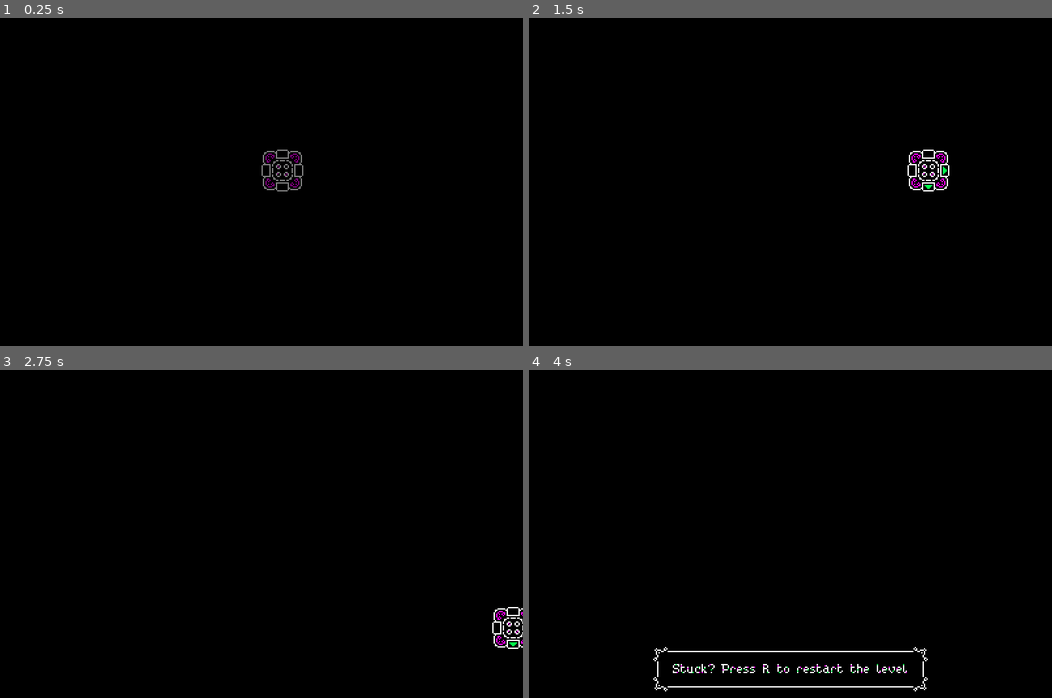
Above: before the commit, frames 1-4 (two rows, left to right).
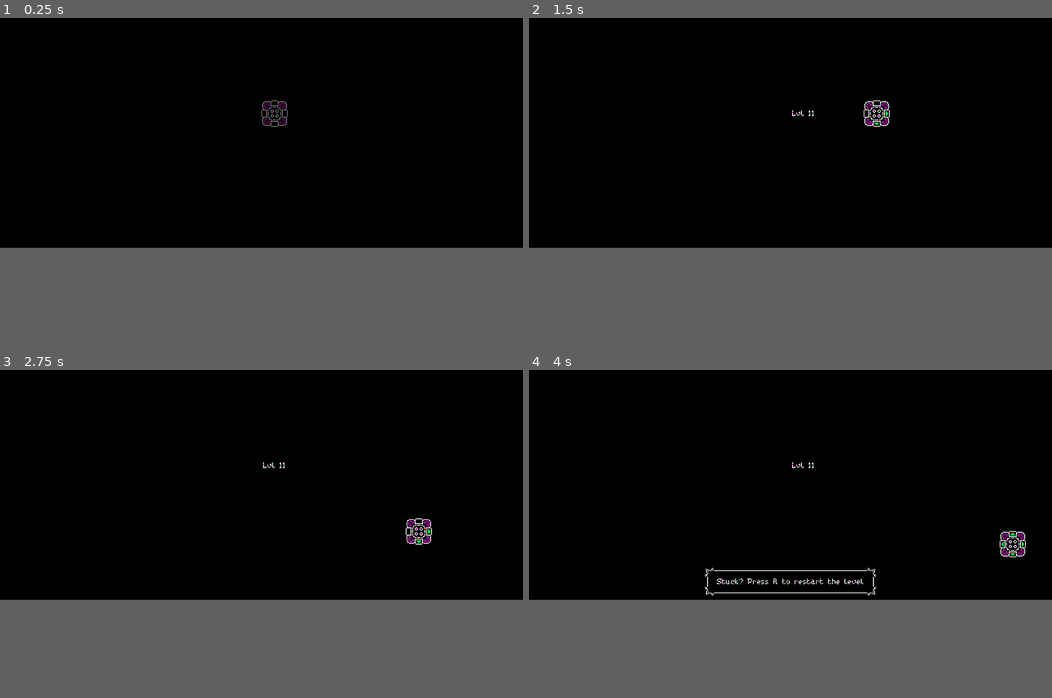
Above: after the commit, the same moments.

Repository: Red-Teapot/LostSignal
Game: Godot game, scene res://gameplay/gameplay.tscn
Two runs of this game, one before a commit and one after it. Both use one fixed random seed, a clock stepped at 60 frames per second and the inputs below. This scene is started directly instead of the project's main scene.
Inputs (mouse positions are in pixels of both pictures, inside the frame that each line leads up to):
- Up to frame 1 (0.25 s): no input
- Up to frame 2 (1.5 s): tap Enter at 0.5 s; move the mouse to (905, 129) at 0.52 s; hold D (gameplay_right) 0.53-1.28 s; hold Q (gameplay_zoom_out) 0.53-1.28 s; click (905, 129) at 0.67 s; move the mouse to (685, 168) at 1.27 s; hold S (gameplay_down) from 1.28 s (still down); tap Q (gameplay_zoom_out) at 1.35 s; click (685, 168) at 1.42 s
- Up to frame 3 (2.75 s): move the mouse to (313, 415) at 2.02 s; release S (gameplay_down) at 2.03 s; hold D (gameplay_right) from 2.03 s (still down); hold Q (gameplay_zoom_out) from 2.03 s (still down); click (313, 415) at 2.17 s
- Up to frame 4 (4 s): move the mouse to (764, 579) at 2.77 s; release D (gameplay_right) at 2.78 s; release Q (gameplay_zoom_out) at 2.78 s; hold W (gameplay_up) 2.78-3.53 s; tap Q (gameplay_zoom_out) at 2.85 s; click (764, 579) at 2.92 s; move the mouse to (947, 560) at 3.52 s; hold A (gameplay_left) from 3.53 s (still down); hold Q (gameplay_zoom_out) from 3.53 s (still down); click (947, 560) at 3.67 s
In our replay, the window is 800x600 before the commit and 800x450 after it. These sizes can differ from the game's own. Grey fills any space a smaller window leaves; there, only what the larger window draws over its background counts as a difference.

The runs differ from the first frame. In frame 1, 0.5% of the frame differs, in the area x 50-58%, y 25-53%; in frame 2, 0.6%; in frame 3, 0.5%; in frame 4, 1.5%, in the area x 23-95%, y 28-99%.
Error before the commit: Invalid get index 'template' (on base: 'Dictionary'). (res://persist/levels.gd:27)

Commit message:
Implement pause menu, refactor stuff
Close #8

Diff:
--- a/gameplay/character.gd
+++ b/gameplay/character.gd
@@ -10,6 +10,7 @@
 var arrow_l: Sprite = null
 var arrow_r: Sprite = null
 var stuck_hint: StuckHint = null
+var gameplay: Gameplay = null
 
 # Audio players
 var movement_loop: AudioStreamPlayer = null
@@ -33,6 +34,7 @@
 	arrow_l = $'ArrowL' as Sprite
 	arrow_r = $'ArrowR' as Sprite
 	stuck_hint = $'/root/Gameplay/HUD/StuckHint' as StuckHint
+	gameplay = $'/root/Gameplay' as Gameplay
 
 	movement_loop = $'/root/Gameplay/MovementLoop' as AudioStreamPlayer
 	direction_activate = $'/root/Gameplay/DirectionActivate' as AudioStreamPlayer
@@ -96,7 +98,7 @@
 			_update_arrows()
 		MapHolder.TileType.EXIT:
 			movement_flags = -1
-			Audio.playSound('res://gameplay/level_complete.wav')
+			Audio.play_sound('res://gameplay/level_complete.wav')
 			Levels.complete_level(Levels.current_level_idx())
 			Levels.current_level = Levels.next_level_name()
 			$'/root/Gameplay/HUD/FadeAnimation'.play('FadeOut')
--- a/gameplay/gameplay.gd
+++ b/gameplay/gameplay.gd
@@ -1,9 +1,17 @@
 extends Node
+class_name Gameplay
 
+onready var _fade_animation: AnimationPlayer = $'HUD/FadeAnimation'
 
-func _enter_tree():
-	$'HUD/FadeAnimation'.play('FadeIn')
-	Audio.playMusic('res://gameplay/main_theme.ogg')
+onready var _movement_loop: AudioStreamPlayer = $'MovementLoop'
+onready var _direction_activate: AudioStreamPlayer = $'DirectionActivate'
+onready var _direction_reset: AudioStreamPlayer = $'DirectionReset'
+
+func _ready():
+	Audio.play_music('res://gameplay/main_theme.ogg')
+
+	_fade_animation.play('FadeIn')
+
 	_setLevelNumText(Levels.current_level_idx() + 1)
 
 func _setLevelNumText(level_num: int):
@@ -11,12 +19,12 @@
 
 func _input(event):
 	if event.is_action_pressed('gameplay_restart'):
-		Audio.playSound('res://gameplay/level_restart.wav')
-		$'HUD/FadeAnimation'.play('FadeOut')
+		Audio.play_sound('res://gameplay/level_restart.wav')
+		_fade_animation.play('FadeOut')
 
 func _restart():
-	$'MovementLoop'.stop()
-	$'DirectionActivate'.stop()
-	$'DirectionReset'.stop()
+	_movement_loop.stop()
+	_direction_activate.stop()
+	_direction_reset.stop()
 	Levels.save()
 	get_tree().change_scene('res://gameplay/gameplay.tscn')
--- a/gameplay/gameplay.tscn
+++ b/gameplay/gameplay.tscn
@@ -7,10 +7,12 @@
 [ext_resource path="res://gameplay/character_arrow.png" type="Texture" id=5]
 [ext_resource path="res://ui/theme.tres" type="Theme" id=6]
 [ext_resource path="res://gameplay/stuck_hint.gd" type="Script" id=7]
+[ext_resource path="res://ui/clickable.gd" type="Script" id=8]
 [ext_resource path="res://gameplay/movement_loop.wav" type="AudioStream" id=9]
 [ext_resource path="res://gameplay/direction_activate.wav" type="AudioStream" id=10]
 [ext_resource path="res://gameplay/direction_reset.wav" type="AudioStream" id=11]
 [ext_resource path="res://gameplay/gameplay.gd" type="Script" id=12]
+[ext_resource path="res://gameplay/pause_overlay.gd" type="Script" id=13]
 
 [sub_resource type="Animation" id=1]
 resource_name = "Appear"
@@ -163,8 +165,8 @@
 }
 
 [node name="Panel" type="Panel" parent="HUD/StuckHint/CenterContainer"]
-margin_left = 94.0
-margin_right = 306.0
+margin_left = 214.0
+margin_right = 426.0
 margin_bottom = 36.0
 rect_min_size = Vector2( 212, 36 )
 theme = ExtResource( 6 )
@@ -198,6 +200,76 @@
 "_edit_use_anchors_": false
 }
 
+[node name="PauseOverlay" type="Control" parent="HUD"]
+pause_mode = 2
+visible = false
+anchor_right = 0.5
+anchor_bottom = 0.5
+script = ExtResource( 13 )
+__meta__ = {
+"_edit_use_anchors_": false
+}
+
+[node name="Fade" type="ColorRect" parent="HUD/PauseOverlay"]
+anchor_right = 1.0
+anchor_bottom = 1.0
+color = Color( 0, 0, 0, 0.898039 )
+__meta__ = {
+"_edit_use_anchors_": false
+}
+
+[node name="Panel" type="Panel" parent="HUD/PauseOverlay"]
+anchor_left = 0.5
+anchor_top = 0.5
+anchor_right = 0.5
+anchor_bottom = 0.5
+grow_horizontal = 2
+grow_vertical = 2
+rect_min_size = Vector2( 160, 128 )
+size_flags_horizontal = 3
+size_flags_vertical = 3
+theme = ExtResource( 6 )
+__meta__ = {
+"_edit_use_anchors_": false
+}
+
+[node name="VBoxContainer" type="VBoxContainer" parent="HUD/PauseOverlay/Panel"]
+anchor_right = 1.0
+anchor_bottom = 1.0
+margin_left = 16.0
+margin_top = 16.0
+margin_right = -16.0
+margin_bottom = -16.0
+rect_min_size = Vector2( 116, 96 )
+alignment = 1
+__meta__ = {
+"_edit_use_anchors_": false
+}
+
+[node name="Label" type="Label" parent="HUD/PauseOverlay/Panel/VBoxContainer"]
+margin_right = 128.0
+margin_bottom = 16.0
+text = "Game paused"
+align = 1
+
+[node name="ContinueButton" type="Button" parent="HUD/PauseOverlay/Panel/VBoxContainer"]
+margin_top = 20.0
+margin_right = 128.0
+margin_bottom = 56.0
+focus_mode = 0
+mouse_default_cursor_shape = 2
+text = "Continue"
+script = ExtResource( 8 )
+
+[node name="MenuButton" type="Button" parent="HUD/PauseOverlay/Panel/VBoxContainer"]
+margin_top = 60.0
+margin_right = 128.0
+margin_bottom = 96.0
+focus_mode = 0
+mouse_default_cursor_shape = 2
+text = "Quit to menu"
+script = ExtResource( 8 )
+
 [node name="MovementLoop" type="AudioStreamPlayer" parent="."]
 stream = ExtResource( 9 )
 bus = "Sounds"
--- /dev/null
+++ b/gameplay/pause_overlay.gd
@@ -0,0 +1,20 @@
+extends Control
+class_name PauseOverlay
+
+func _ready():
+	set_paused(false)
+
+	$'Panel/VBoxContainer/ContinueButton'.connect('pressed', self, 'set_paused', [false])
+	$'Panel/VBoxContainer/MenuButton'.connect('pressed', self, '_quit_to_menu')
+
+func _input(event):
+	if event.is_action_pressed('gameplay_pause'):
+		set_paused(!get_tree().paused)
+
+func set_paused(paused: bool) -> void:
+	self.visible = paused
+	get_tree().paused = paused
+
+func _quit_to_menu():
+	get_tree().paused = false
+	get_tree().change_scene('res://menu/menu.tscn')
--- a/gameplay/tilemap.gd
+++ b/gameplay/tilemap.gd
@@ -1,5 +1,4 @@
 extends Node
-
 
 func _ready():
 	# A hack to load the game properly if launched by F6 in the editor
--- a/level_select/level_button.gd
+++ b/level_select/level_button.gd
@@ -6,15 +6,18 @@
 export var level_number: int = -1
 export var is_locked: bool = false
 
+onready var _lock_icon: TextureRect = $'LockIcon'
+onready var _level_number: Label = $'LevelNumber'
+onready var _panel: Panel = $'Panel'
+
 func _ready():
 	connect('mouse_entered', self, '_mouse_in')
 	connect('mouse_exited', self, '_mouse_out')
 	connect('gui_input', self, '_gui_input')
 
-func _enter_tree():
-	$'LockIcon'.visible = is_locked
-	$'LevelNumber'.visible = !is_locked
-	$'LevelNumber'.text = 'Lvl %s' % level_number
+	_lock_icon.visible = is_locked
+	_level_number.visible = !is_locked
+	_level_number.text = 'Lvl %s' % level_number
 
 	if is_locked:
 		mouse_default_cursor_shape = Control.CURSOR_ARROW
@@ -25,15 +28,15 @@
 	if is_locked:
 		return
 
-	$'Panel'.modulate = 0x00FF4BFF
-	$'LevelNumber'.modulate = 0xFF00FBFF
+	_panel.modulate = 0xFF00FBFF
+	_level_number.modulate = 0x00FF4BFF
 
 func _mouse_out():
 	if is_locked:
 		return
 
-	$'Panel'.modulate = 0xFFFFFFFF
-	$'LevelNumber'.modulate = 0xFFFFFFFF
+	_panel.modulate = 0xFFFFFFFF
+	_level_number.modulate = 0xFFFFFFFF
 
 func _gui_input(evt):
 	if is_locked:
@@ -41,4 +44,5 @@
 
 	if evt is InputEventMouseButton:
 		if evt.button_index == 1 and not evt.pressed:
+			Audio.play_sound('res://ui/button_click.wav')
 			emit_signal('pressed')
--- a/level_select/level_select.gd
+++ b/level_select/level_select.gd
@@ -1,11 +1,9 @@
 extends Node
 
 
-var grid: GridContainer = null
+onready var grid: GridContainer = $'CenterContainer/VBoxContainer/CenterContainer/LevelButtonGrid'
 
 func _ready():
-	grid = $'CenterContainer/VBoxContainer/CenterContainer/LevelButtonGrid'
-
 	var button = load('res://level_select/level_button.tscn')
 
 	var last_completed_level = Levels.last_completed_level
@@ -26,7 +24,6 @@
 	$'CenterContainer/VBoxContainer/CenterContainer2/BackButton'.connect('pressed', self, '_back')
 
 func _back():
-	Audio.playSound('res://ui/button_click.wav')
 	get_tree().change_scene('res://menu/menu.tscn')
 
 func _play_level(level_number):
--- a/level_select/level_select.tscn
+++ b/level_select/level_select.tscn
@@ -1,7 +1,8 @@
-[gd_scene load_steps=3 format=2]
+[gd_scene load_steps=4 format=2]
 
 [ext_resource path="res://ui/theme.tres" type="Theme" id=1]
 [ext_resource path="res://level_select/level_select.gd" type="Script" id=2]
+[ext_resource path="res://ui/clickable.gd" type="Script" id=3]
 
 [node name="Control" type="Control"]
 anchor_right = 0.5
@@ -21,10 +22,10 @@
 }
 
 [node name="VBoxContainer" type="VBoxContainer" parent="CenterContainer"]
-margin_left = 144.0
-margin_top = 120.0
-margin_right = 255.0
-margin_bottom = 180.0
+margin_left = 264.0
+margin_top = 150.0
+margin_right = 375.0
+margin_bottom = 210.0
 
 [node name="Label" type="Label" parent="CenterContainer/VBoxContainer"]
 margin_right = 111.0
@@ -48,6 +49,10 @@
 margin_bottom = 60.0
 
 [node name="BackButton" type="Button" parent="CenterContainer/VBoxContainer/CenterContainer2"]
+margin_left = 23.0
+margin_right = 87.0
+margin_bottom = 36.0
 rect_min_size = Vector2( 64, 0 )
 mouse_default_cursor_shape = 2
 text = "Back"
+script = ExtResource( 3 )
--- a/menu/menu.gd
+++ b/menu/menu.gd
@@ -1,10 +1,15 @@
 extends Node
 
+onready var play_button = $'CenterContainer/VBoxContainer/PlayButton'
+onready var options_button = $'CenterContainer/VBoxContainer/OptionsButton'
+onready var quit_button = $'CenterContainer/VBoxContainer/QuitButton'
 
 func _ready():
-	$"CenterContainer/VBoxContainer/PlayButton".connect('pressed', self, '_play_button_press')
-	$"CenterContainer/VBoxContainer/OptionsButton".connect('pressed', self, '_options_button_press')
-	$"CenterContainer/VBoxContainer/QuitButton".connect('pressed', self, '_quit_button_press')
+	Audio.play_music('res://menu/menu_theme.ogg')
+
+	play_button.connect('pressed', self, '_play_button_press')
+	options_button.connect('pressed', self, '_options_button_press')
+	quit_button.connect('pressed', self, '_quit_button_press')
 
 func _play_button_press():
 	get_tree().change_scene('res://level_select/level_select.tscn')
--- a/menu/menu.tscn
+++ b/menu/menu.tscn
@@ -22,10 +22,10 @@
 }
 
 [node name="VBoxContainer" type="VBoxContainer" parent="CenterContainer"]
-margin_left = 136.0
-margin_top = 70.0
-margin_right = 264.0
-margin_bottom = 230.0
+margin_left = 256.0
+margin_top = 100.0
+margin_right = 384.0
+margin_bottom = 260.0
 rect_min_size = Vector2( 128, 0 )
 
 [node name="GameLogo" type="Label" parent="CenterContainer/VBoxContainer"]
--- a/misc/audio.gd
+++ b/misc/audio.gd
@@ -3,7 +3,7 @@
 var _music_player: AudioStreamPlayer = null
 var _sounds_player: AudioStreamPlayer = null
 
-func _ready():
+func _init():
 	_music_player = AudioStreamPlayer.new()
 	_music_player.bus = 'Music'
 
@@ -13,35 +13,28 @@
 	add_child(_music_player)
 	add_child(_sounds_player)
 
-	playMusic('res://menu/menu_theme.ogg')
+func play_music(path: String, replace: bool = false, loop: bool = true):
+	var new_stream = load(path)
 
-func playMusic(path: String, replace: bool = false, loop: bool = true):
-	var newStream = load(path)
-
-	# A hack to avoid crashing when gameplay scene is started via F6
-	if not _music_player:
-		_ready()
-
-	if newStream == _music_player.stream and not replace:
+	if new_stream == _music_player.stream and not replace:
 		return
 
 	_music_player.stop()
-
-	_music_player.stream = newStream
+	_music_player.stream = new_stream
 	_music_player.stream.loop = loop
 	_music_player.play()
 
-func playSound(path: String, replace: bool = true):
-	var newStream = load(path)
+func play_sound(path: String, replace: bool = true):
+	var new_stream = load(path)
 
-	if newStream == _sounds_player.stream and not replace:
+	if new_stream == _sounds_player.stream and not replace:
 		return
 
 	_sounds_player.stop()
 
-	_sounds_player.stream = newStream
+	_sounds_player.stream = new_stream
 	_sounds_player.play()
 
-func stopAllAudio():
+func stop_all_audio():
 	_music_player.stop()
 	_sounds_player.stop()
--- a/options/options.gd
+++ b/options/options.gd
@@ -44,10 +44,9 @@
 
 	button.theme = default_key_button_theme
 	active_key_button = null
-	Audio.playSound('res://ui/button_click.wav')
+	Audio.play_sound('res://ui/button_click.wav')
 
 func _reset_progress():
-	Audio.playSound('res://ui/button_click.wav')
 	Levels.reset_progress()
 
 func _get_key_button(button_name: String) -> Button:
--- a/options/options.tscn
+++ b/options/options.tscn
@@ -19,7 +19,7 @@
 }
 
 [node name="CenterContainer" type="CenterContainer" parent="."]
-margin_right = 388.0
+margin_right = 640.0
 margin_bottom = 338.0
 size_flags_horizontal = 3
 __meta__ = {
@@ -27,8 +27,8 @@
 }
 
 [node name="VBoxContainer" type="VBoxContainer" parent="CenterContainer"]
-margin_left = 104.0
-margin_right = 284.0
+margin_left = 230.0
+margin_right = 410.0
 margin_bottom = 338.0
 
 [node name="VolumeOptionsLabel" type="Label" parent="CenterContainer/VBoxContainer"]
@@ -92,12 +92,13 @@
 margin_bottom = 136.0
 
 [node name="ResetProgressButton" type="Button" parent="CenterContainer/VBoxContainer/ProgressOptions"]
-margin_left = 31.0
-margin_right = 147.0
+margin_left = 32.0
+margin_right = 148.0
 margin_bottom = 36.0
 rect_min_size = Vector2( 116, 0 )
 mouse_default_cursor_shape = 2
 text = "Reset progress"
+script = ExtResource( 6 )
 
 [node name="ControlsLabel" type="Label" parent="CenterContainer/VBoxContainer"]
 margin_top = 140.0
--- a/project.godot
+++ b/project.godot
@@ -9,6 +9,11 @@
 config_version=4
 
 _global_script_classes=[ {
+"base": "Node",
+"class": "Gameplay",
+"language": "GDScript",
+"path": "res://gameplay/gameplay.gd"
+}, {
 "base": "Control",
 "class": "LevelButton",
 "language": "GDScript",
@@ -19,14 +24,21 @@
 "language": "GDScript",
 "path": "res://gameplay/map_holder.gd"
 }, {
+"base": "Control",
+"class": "PauseOverlay",
+"language": "GDScript",
+"path": "res://gameplay/pause_overlay.gd"
+}, {
 "base": "AnimationPlayer",
 "class": "StuckHint",
 "language": "GDScript",
 "path": "res://gameplay/stuck_hint.gd"
 } ]
 _global_script_class_icons={
+"Gameplay": "",
 "LevelButton": "",
 "MapHolder": "",
+"PauseOverlay": "",
 "StuckHint": ""
 }
 
@@ -44,7 +56,8 @@
 
 [display]
 
-window/size/width=800
+window/size/width=1280
+window/size/height=720
 
 [input]
 
@@ -106,6 +119,11 @@
 "events": [ Object(InputEventKey,"resource_local_to_scene":false,"resource_name":"","device":0,"alt":false,"shift":false,"control":false,"meta":false,"command":false,"pressed":false,"scancode":81,"unicode":0,"echo":false,"script":null)
  ]
 }
+gameplay_pause={
+"deadzone": 0.5,
+"events": [ Object(InputEventKey,"resource_local_to_scene":false,"resource_name":"","device":0,"alt":false,"shift":false,"control":false,"meta":false,"command":false,"pressed":false,"scancode":16777217,"unicode":0,"echo":false,"script":null)
+ ]
+}
 
 [rendering]
 
--- a/ui/clickable.gd
+++ b/ui/clickable.gd
@@ -1,10 +1,7 @@
 extends Control
 
-
 func _ready():
-	var clazz = get_class()
-
 	connect('pressed', self, '_click')
 
 func _click():
-	Audio.playSound('res://ui/button_click.wav')
+	Audio.play_sound('res://ui/button_click.wav')
Not shown: 1 places in gameplay/gameplay.tscn that only renumber resources
